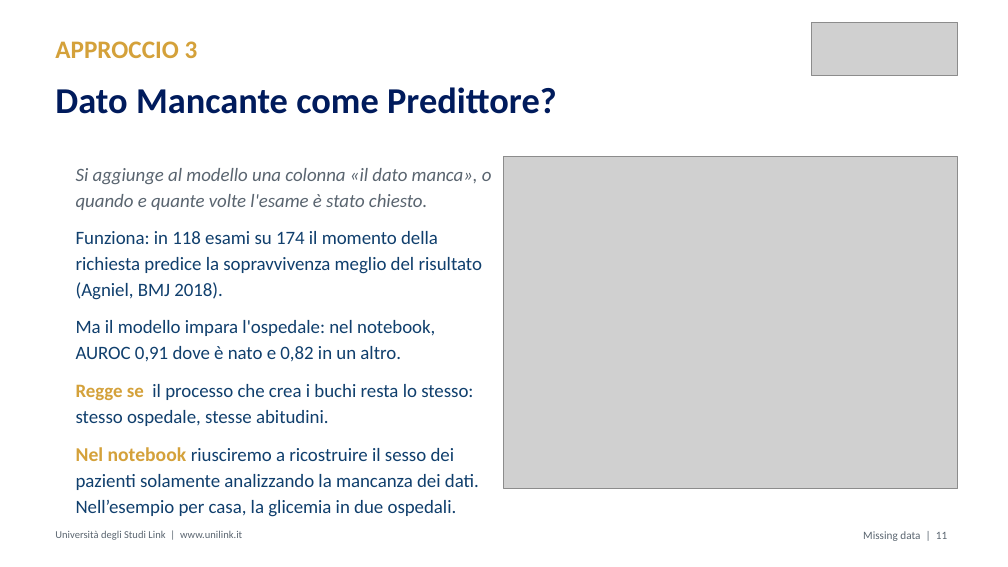
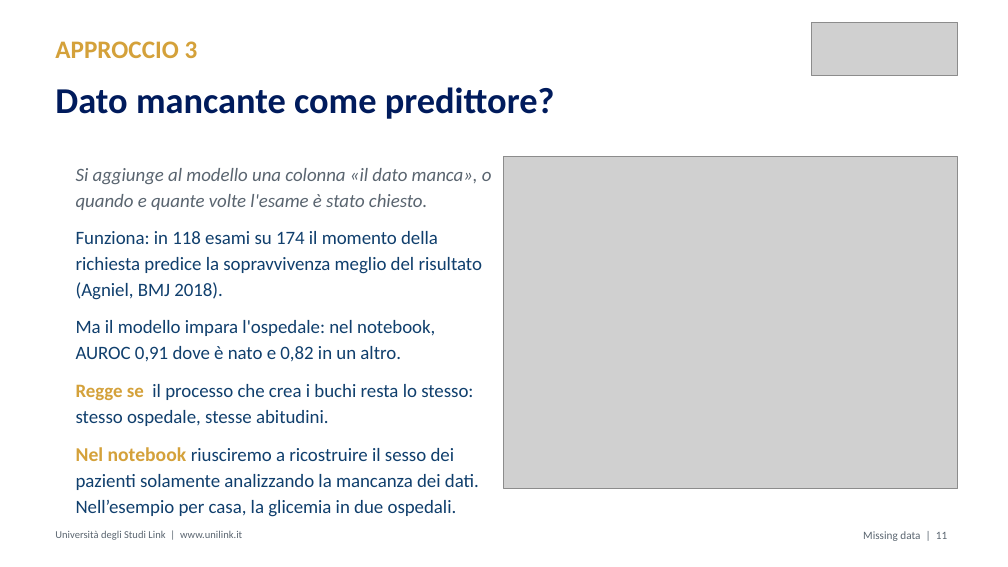
Before and after one commit to MicheleFerramola00/lezioni, a slide deck: slide 13 of slide/M2.4_Ferramola_slide.pptx. Drawn at 1008x567 pixels with LibreOffice and Linux fonts; fonts in the diff are those of the drawing; grey boxes stand for pictures. Boxes give left, top, right and bottom in pixels: in the first picture for what was removed or moved away, otherwise in the second. Text is boxed around its words. In the diff, an @@ line names an element or a change of style, - is before the commit and + after.

```diff
--- a/slide/M2.4_Ferramola_slide.pptx
+++ b/slide/M2.4_Ferramola_slide.pptx
@@ text at [55,87,555,119]: text changed @@
-Dato Mancante come Predittore?
+Dato mancante come predittore?
```
Also in this commit, not shown: 8 other slides changed, 3 other files.
